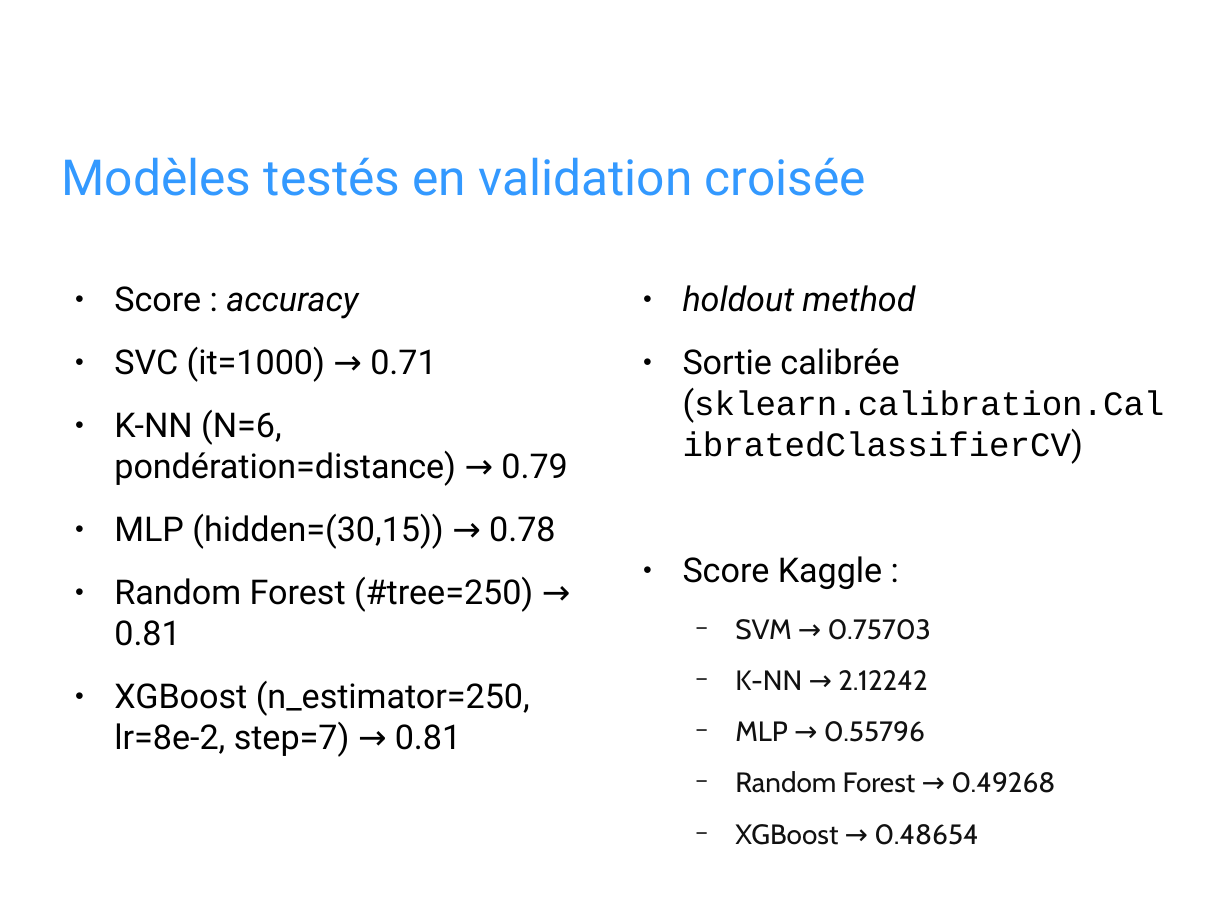
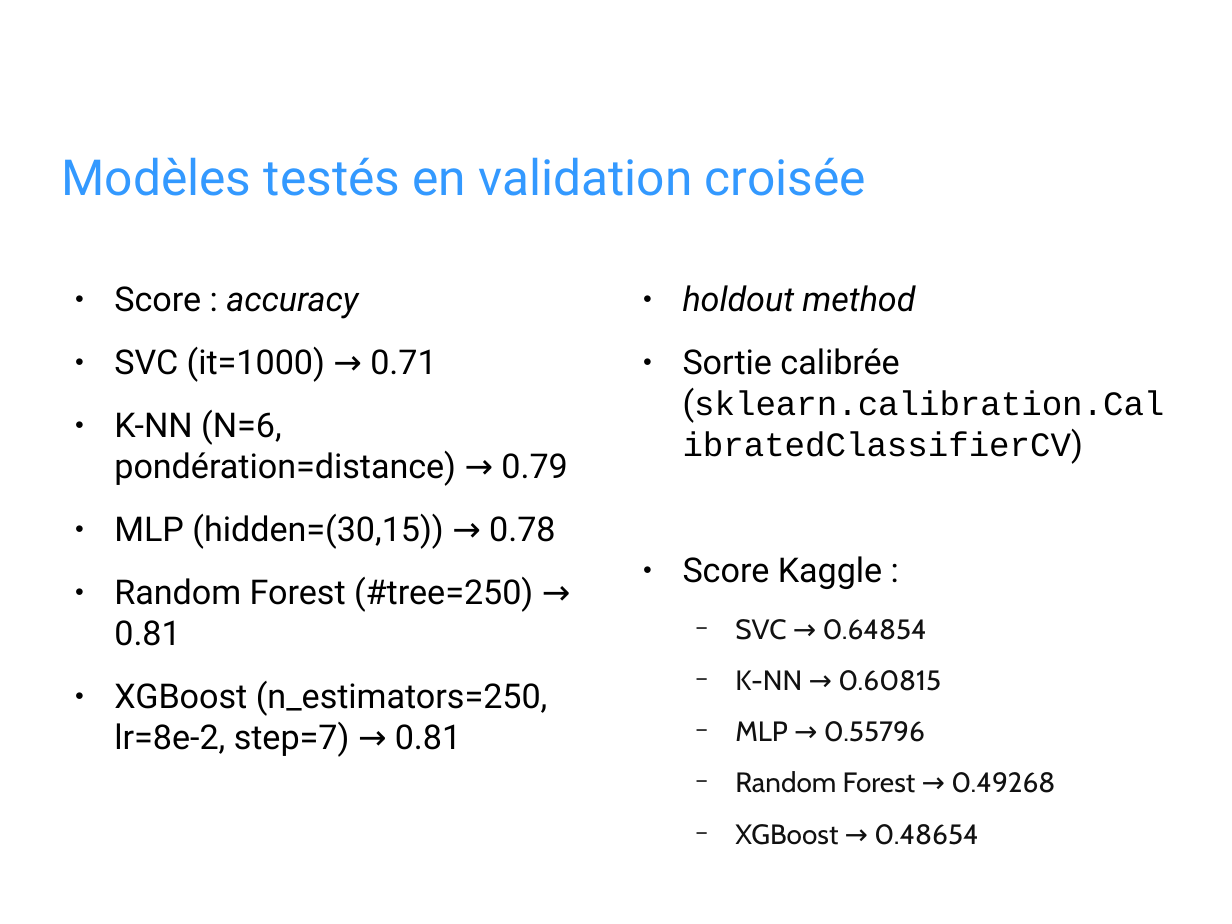
Before and after one commit to Ipsedo/TC1_Otto, a slide deck: slide 6 of slides.odp. Drawn at 1232x924 pixels with LibreOffice and Linux fonts; fonts in the diff are those of the drawing; background and template pictures are left out. Boxes give left, top, right and bottom in pixels: in the first picture for what was removed or moved away, otherwise in the second. Text is boxed around its words. In the diff, an @@ line names an element or a change of style, - is before the commit and + after.

Commit message:
slide updated

```diff
--- a/slides.odp
+++ b/slides.odp
@@ text at bbox=[735, 619, 941, 691]: text changed @@
-  − SVM → 0.75703
-  − K-NN → 2.12242
+  − SVC → 0.64854
+  − K-NN → 0.60815
@@ text at bbox=[114, 681, 548, 757]: text changed @@
-● XGBoost (n_estimator=250, lr=8e-2, step=7) → 0.81
+● XGBoost (n_estimators=250, lr=8e-2, step=7) → 0.81
```
Also in this commit, not shown: 1 other slide changed.
